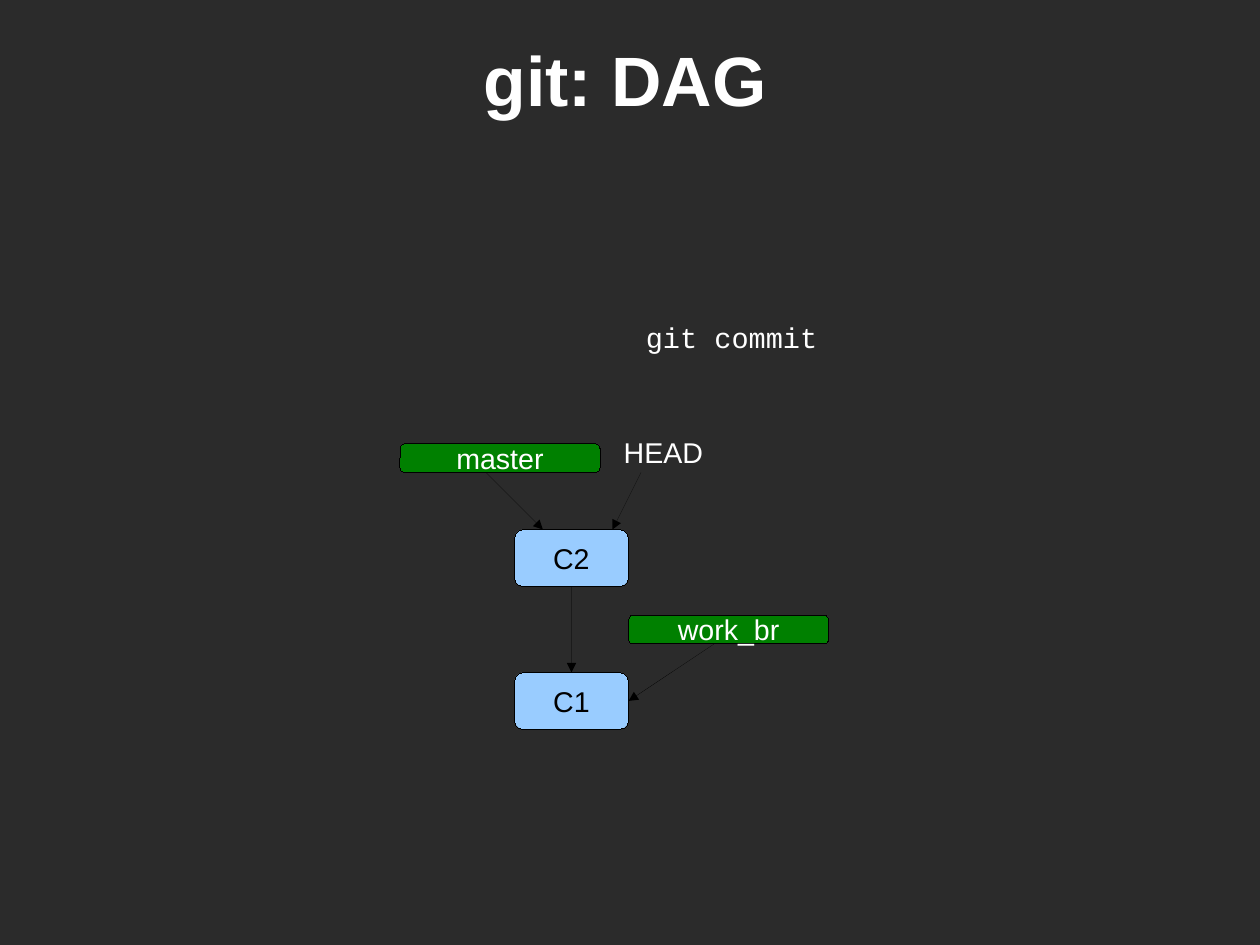
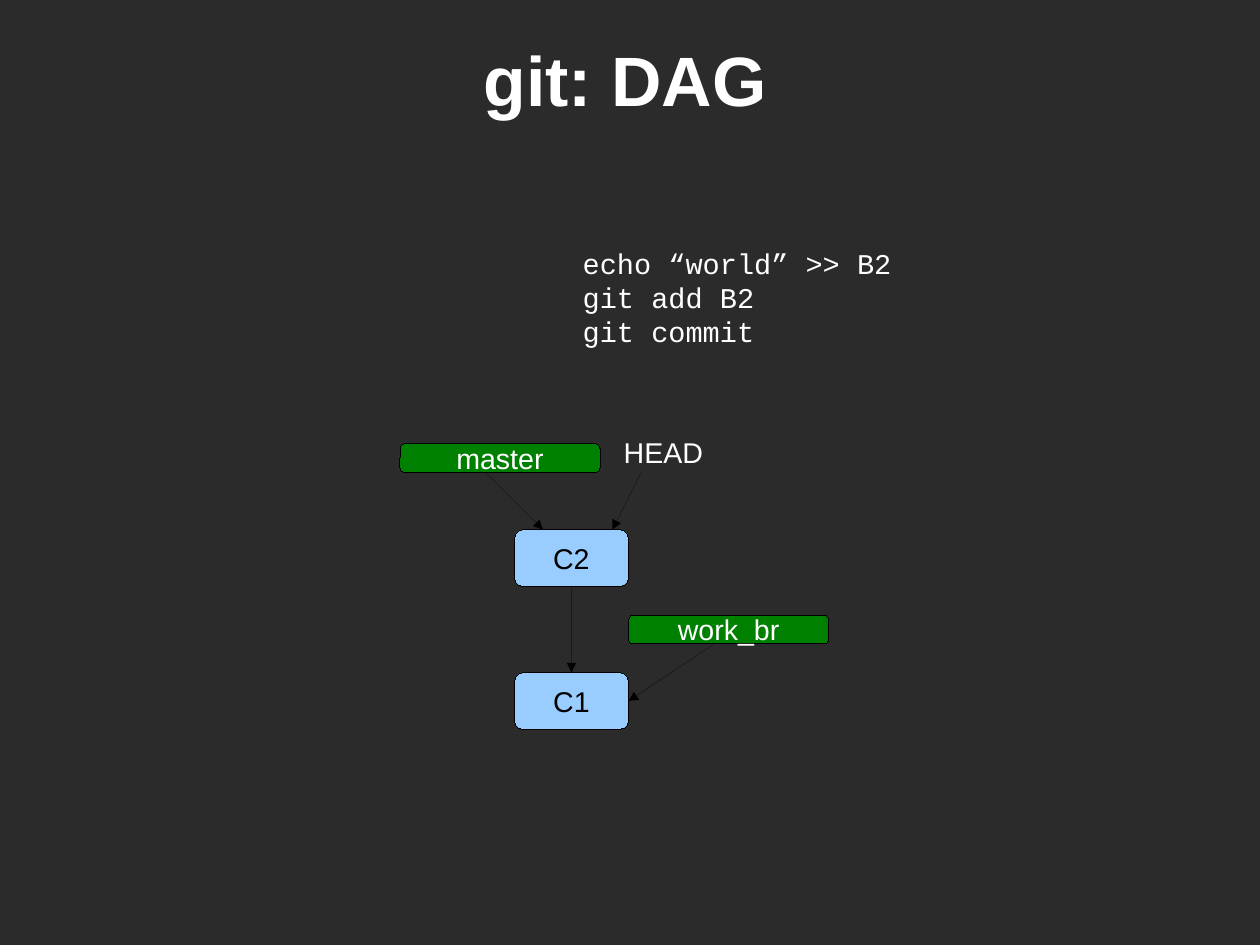
Before and after one commit to glonnon/git-demo, a slide deck: slide 20 of git_boise_web_tech.odp. Drawn at 1260x945 pixels with LibreOffice and Linux fonts; fonts in the diff are those of the drawing; background and template pictures are left out; a plain dark background stands for a picture behind light text. Boxes give left, top, right and bottom in pixels: in the first picture for what was removed or moved away, otherwise in the second. Text is boxed around its words. In the diff, an @@ line names an element or a change of style, - is before the commit and + after.

```diff
--- a/git_boise_web_tech.odp
+++ b/git_boise_web_tech.odp
@@ text "echo “world” >> B2": place and size @@
-text "echo “world” >> B2" at (646,328,817,354)
+text "echo “world” >> B2" at (583,254,891,348)
@@ text at (583,254,891,314): paragraphs added @@
+echo “world” >> B2
+git add B2
```
Also in this commit, not shown: 11 other slides changed.
